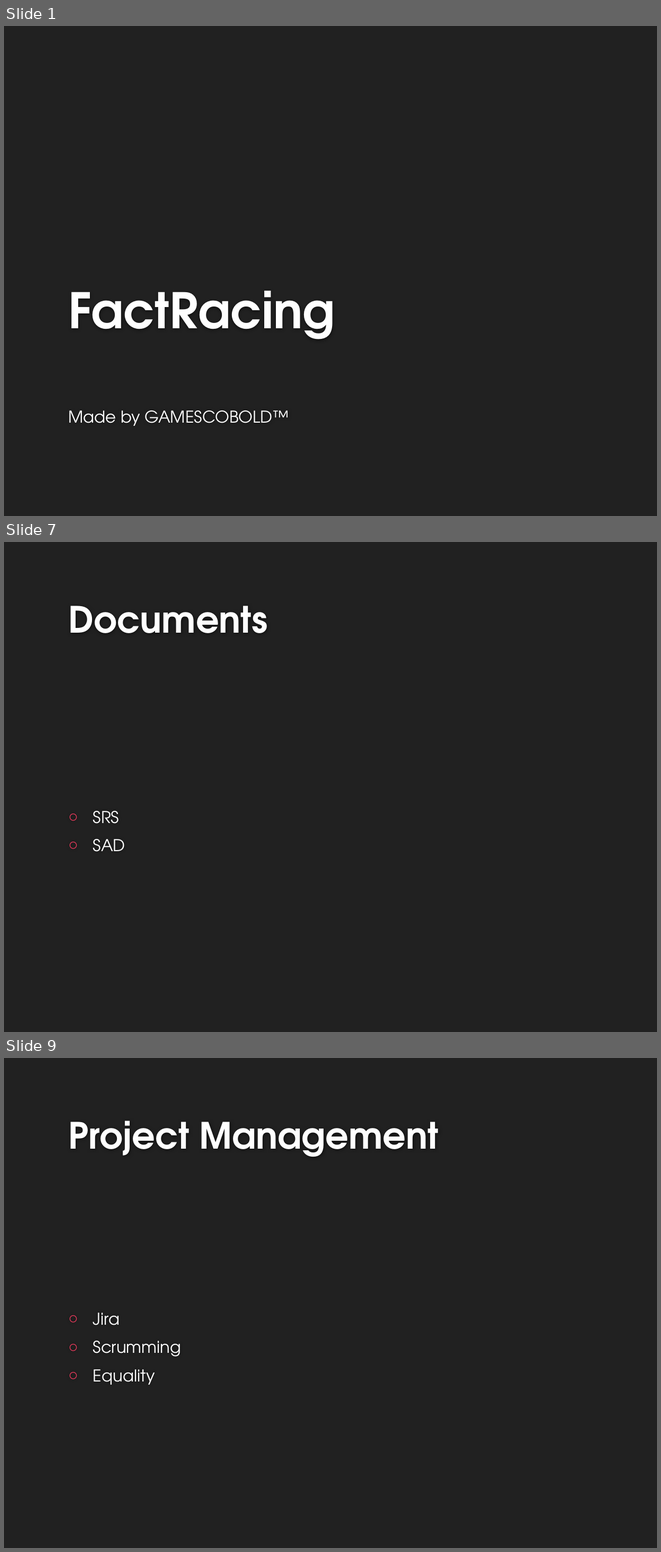
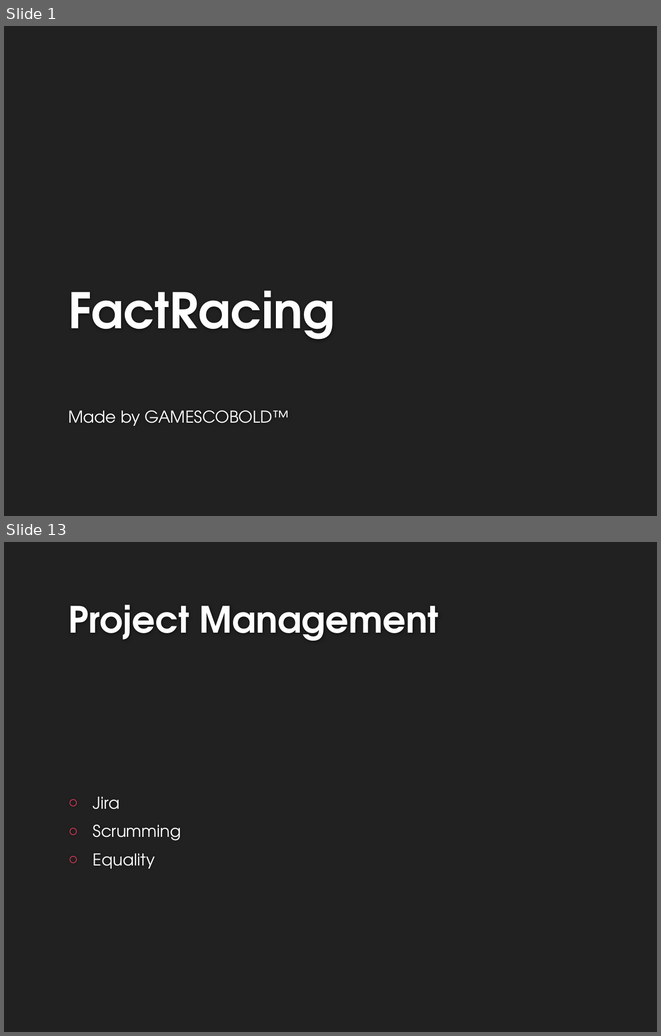
Before and after one commit to Kathamii/TINF15B4MCJI, a slide deck: docs/MidTermSE.pptx. Shown one above the other, each under a label of ours: slides 1, 7 and 9 before the commit, slides 1 and 13 after it; the slides between them are not shown. The pictures are 661x1552 and 661x1036 pixels, drawn with LibreOffice and Linux fonts; fonts in the diff are those of the drawing; background and template pictures are left out. Boxes give left, top, right and bottom in pixels: in the first picture for what was removed or moved away, otherwise in the second. Text is boxed around its words. In the diff, an @@ line names an element or a change of style, - is before the commit and + after.

```diff
--- a/docs/MidTermSE.pptx
+++ b/docs/MidTermSE.pptx
@@ slide 7 removed at bbox=[4, 542, 657, 1032], background #212121 @@
@@ title removed at bbox=[68, 606, 267, 633] @@
-Documents
@@ text removed at bbox=[93, 811, 125, 852] @@
-○ SRS
-○ SAD
@@ what was slide 9 is now slide 13 @@
```
Also in this commit, not shown: 8 slides changed, 5 slides added, 1 other slide removed, 1 other file.
